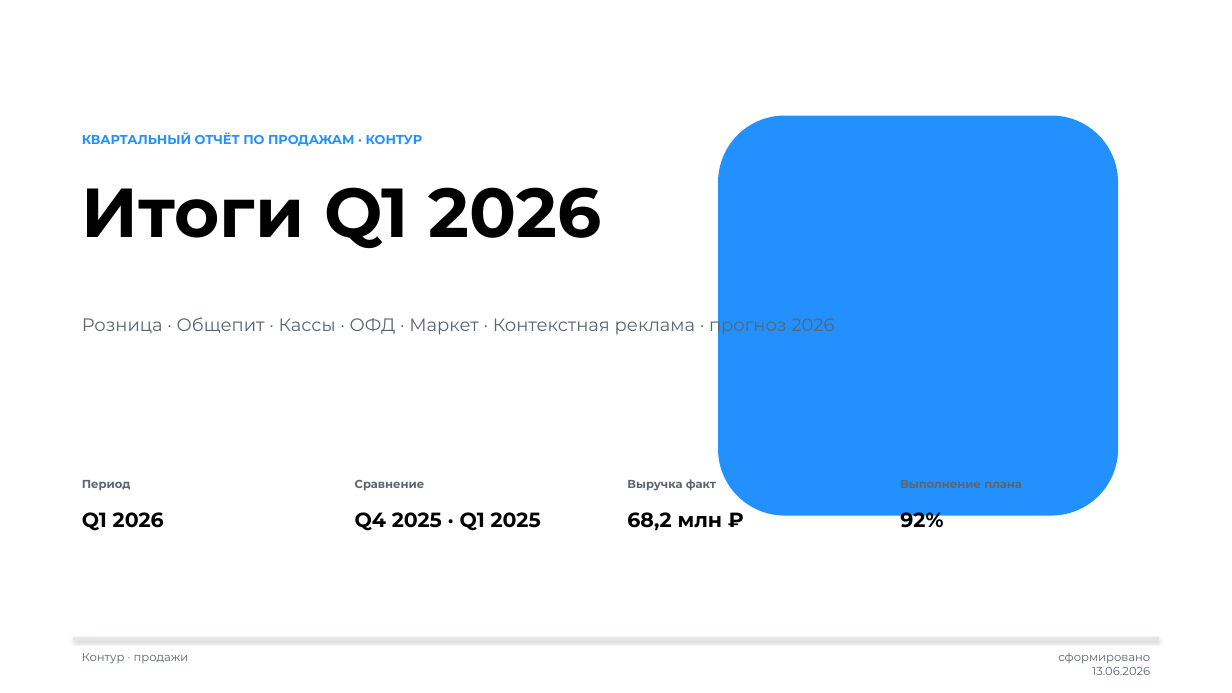
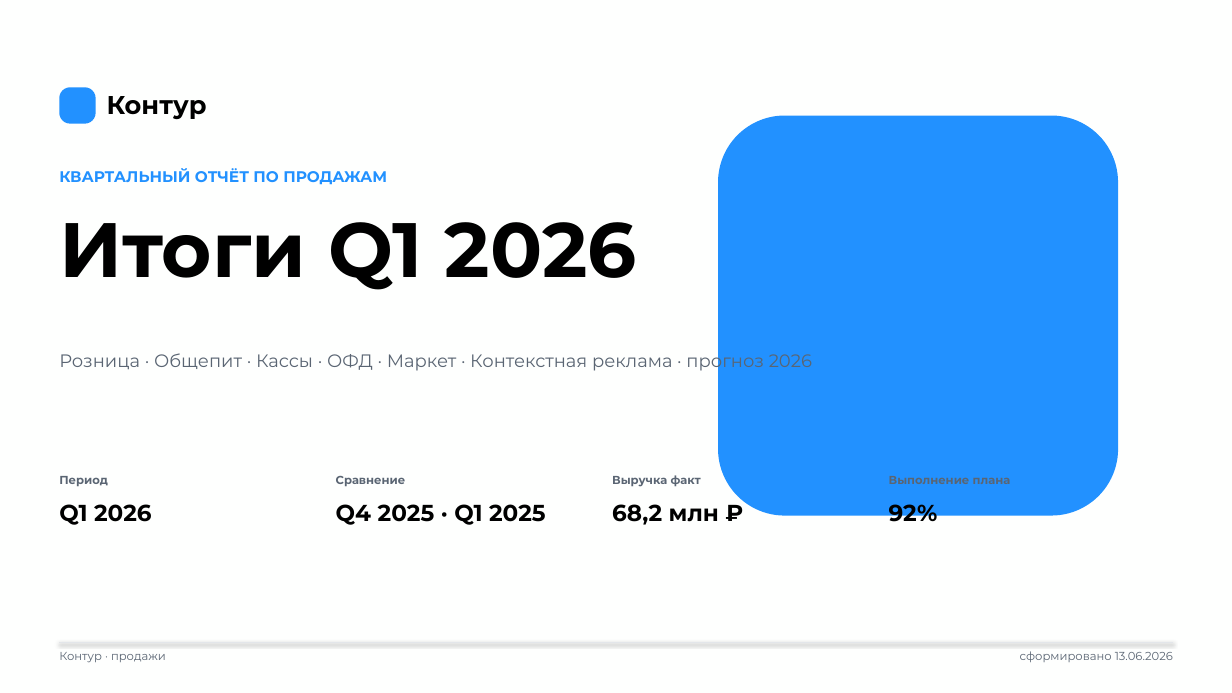
Before and after one commit to burbonivanovich-oss/google-presentation, a slide deck: slide 1 of Итоги Q1 2026 — Контур.pptx. Drawn at 1232x693 pixels with LibreOffice and Linux fonts; fonts in the diff are those of the drawing; background and template pictures are left out. Boxes give left, top, right and bottom in pixels: in the first picture for what was removed or moved away, otherwise in the second. Text is boxed around its words. In the diff, an @@ line names an element or a change of style, - is before the commit and + after.

```diff
--- a/Итоги Q1 2026 — Контур.pptx
+++ b/Итоги Q1 2026 — Контур.pptx
@@ rounded rectangle added at (x1=59, y1=87, x2=95, y2=123), fill #2291FF @@
@@ text added at (x1=107, y1=96, x2=207, y2=120), 20 pt, text #000000, bold @@
+Контур
@@ text at (x1=59, y1=168, x2=387, y2=185): text changed; size 10 to 12 pt @@
-КВАРТАЛЬНЫЙ ОТЧЁТ ПО ПРОДАЖАМ · КОНТУР
+КВАРТАЛЬНЫЙ ОТЧЁТ ПО ПРОДАЖАМ
@@ text "Итоги Q1 2026" moved from (x1=82, y1=187, x2=602, y2=248) to (x1=59, y1=222, x2=637, y2=290) @@
@@ text "Итоги Q1 2026" at (x1=59, y1=222, x2=637, y2=290): size 54 to 60 pt @@
@@ text "Розница · Общепит · Кассы ..." moved from (x1=82, y1=314, x2=834, y2=337) to (x1=59, y1=349, x2=812, y2=372) @@
@@ text "Период" moved from (x1=82, y1=480, x2=131, y2=491) to (x1=59, y1=476, x2=108, y2=487) @@
@@ text "Сравнение" moved from (x1=355, y1=480, x2=425, y2=491) to (x1=336, y1=476, x2=406, y2=487) @@
@@ text "Выручка факт" moved from (x1=627, y1=479, x2=716, y2=491) to (x1=612, y1=475, x2=701, y2=487) @@
@@ text "Выполнение плана" moved from (x1=900, y1=480, x2=1022, y2=488) to (x1=889, y1=476, x2=1011, y2=484) @@
@@ size 16 to 18 pt in 4 elements at (x1=889, y1=504, x2=938, y2=527), (x1=612, y1=504, x2=719, y2=525), (x1=336, y1=504, x2=546, y2=525), (x1=59, y1=504, x2=152, y2=525) @@
@@ text "Q1 2026" moved from (x1=82, y1=512, x2=164, y2=531) to (x1=59, y1=504, x2=152, y2=525) @@
@@ text "Q4 2025 · Q1 2025" moved from (x1=355, y1=512, x2=541, y2=531) to (x1=336, y1=504, x2=546, y2=525) @@
@@ text "Контур · продажи" moved from (x1=82, y1=653, x2=189, y2=664) to (x1=59, y1=652, x2=166, y2=662) @@
@@ line moved from (73, 639) - (1160, 639) to (59, 642) - (1173, 642) @@
@@ line (59, 642) - (1173, 642): stroke #E3E6EA 2 pt to #E3E6EA 0.75 pt @@
@@ text "сформировано 13.06.2026" rewrapped from (x1=1058, y1=653, x2=1150, y2=675) to (x1=1020, y1=651, x2=1173, y2=662) @@
```
Also in this commit, not shown: 15 other slides changed, 1 other file.
